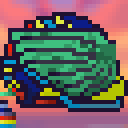
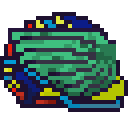
Revision of a layered 128 x 128 image; what changed, layer by layer:
hid "ColourPalette", moved it into group "FINAL" over [0, 88, 16, 128]
hid group "BG" (2 layers) over [0, 0, 128, 128]
